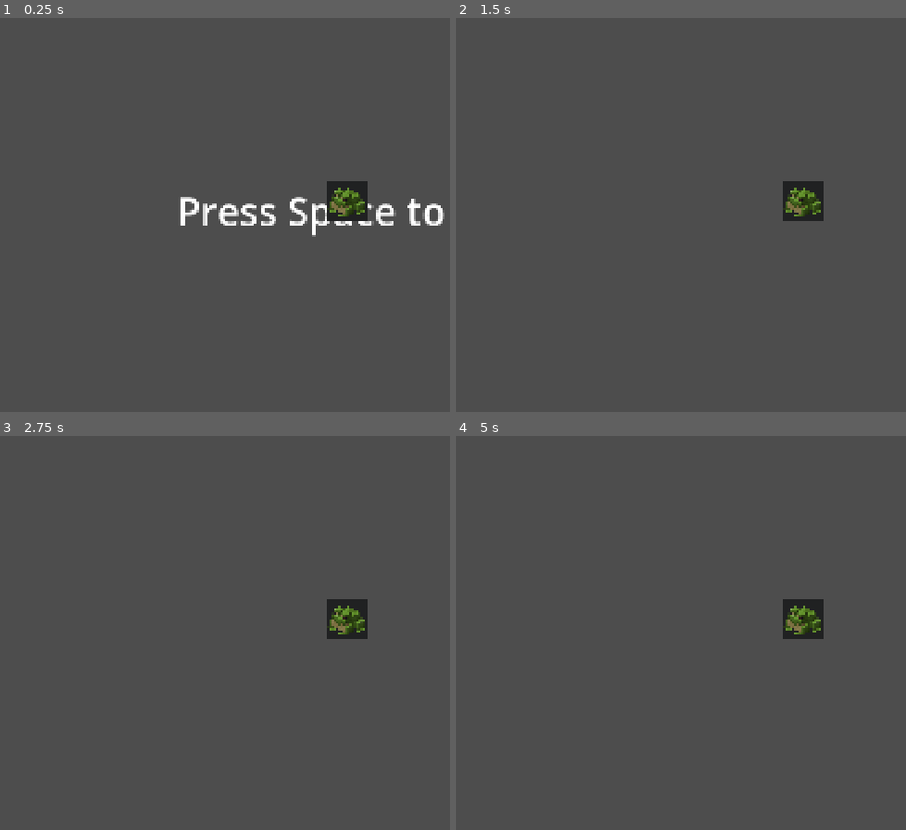
Above: before the commit, frames 1-4 (two rows, left to right).
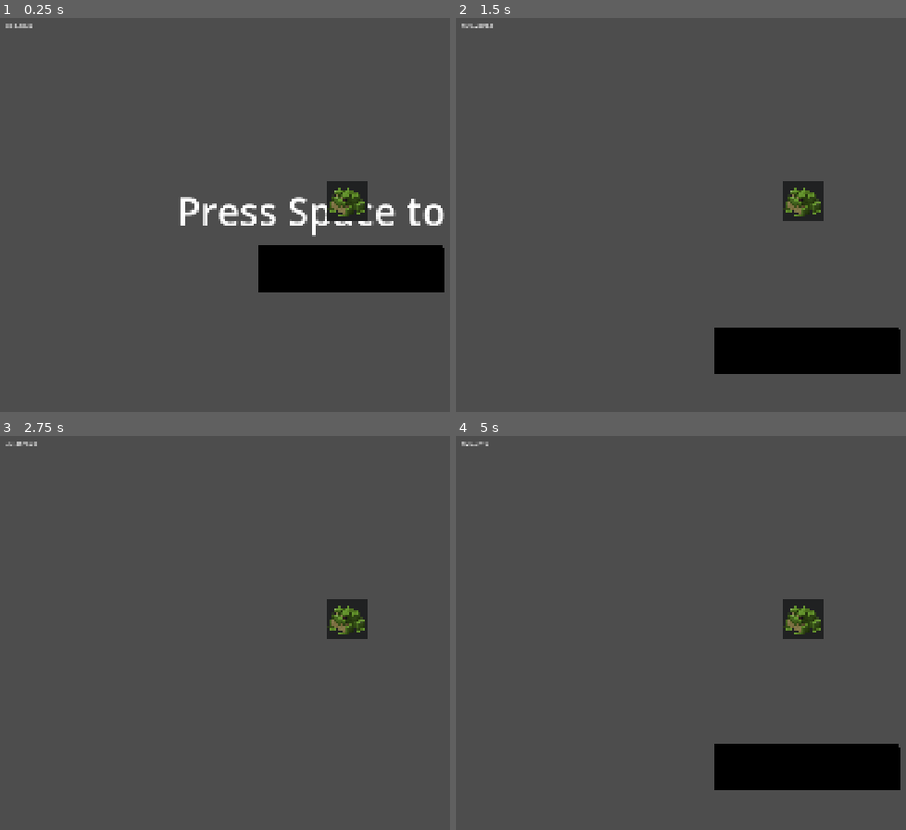
Above: after the commit, the same moments.

Repository: Darr3n2GG/FrogQuest_HAVEN2026
Game: Godot game, scene res://scenes/main.tscn
The game is run twice, just before and just after one commit, with the same random seed, the same clock (stepped at 60 frames per second) and the same inputs. The project has no main scene, so this scene is started directly.
Inputs:
- Up to frame 1 (0.25 s): no input
- Up to frame 2 (1.5 s): tap Space (Jump) at 0.5, 0.77 s
- Up to frame 3 (2.75 s): tap Space (Jump) at 1.52 s
- Up to frame 4 (5 s): tap Space (Jump) at 2.75, 3.02, 3.77, 4.25, 4.52 s; tap Enter at 3.5 s

The runs differ from the first frame. In frame 1, 5.0% of the frame differs, in the area x 1-99%, y 1-70%; in frame 2, 4.9%; in frame 3, less than 0.1%; in frame 4, 4.9%.

Commit message:
added debug

Diff:
--- a/scenes/game.gd
+++ b/scenes/game.gd
@@ -1 +1,9 @@
 extends Node2D
+
+
+@onready var meters: Label = $PlayerCamera/Meters
+@onready var player: Player = $Player
+
+
+func _physics_process(_delta: float) -> void:
+	meters.text = var_to_str(player.global_position.y)
--- a/scenes/game.tscn
+++ b/scenes/game.tscn
@@ -29,6 +29,10 @@
 
 [node name="Trampoline" type="Area2D" parent="." unique_id=1607831703]
 
+[node name="Polygon2D" type="Polygon2D" parent="Trampoline" unique_id=518788022]
+color = Color(0, 0, 0, 1)
+polygon = PackedVector2Array(720, 965, 1201, 965, 1202, 1085, 722, 1085)
+
 [node name="CollisionShape2D" type="CollisionShape2D" parent="Trampoline" unique_id=2034609732]
 position = Vector2(960, 1026)
 shape = SubResource("RectangleShape2D_codqq")
@@ -37,4 +41,10 @@
 script = ExtResource("4_lbhrr")
 player = NodePath("../Player")
 
+[node name="Meters" type="Label" parent="PlayerCamera" unique_id=1673763088]
+offset_left = -884.0
+offset_top = -473.0
+offset_right = -581.0
+offset_bottom = -379.0
+
 [connection signal="body_entered" from="Trampoline" to="Player" method="_on_trampoline_body_entered"]
